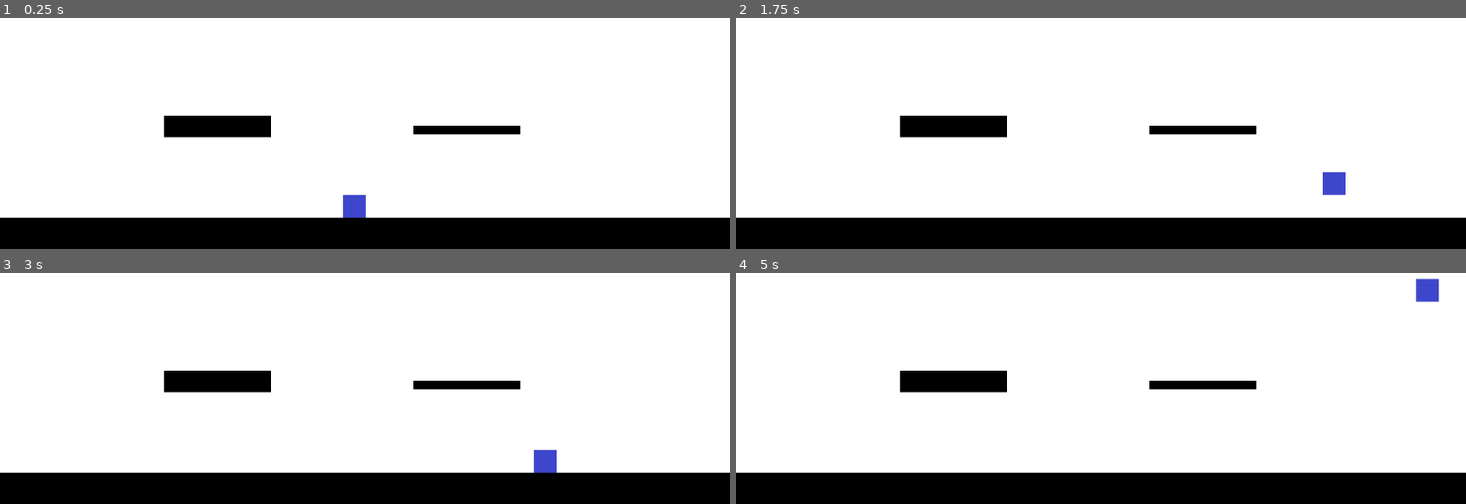
Above: before the commit, frames 1-4 (two rows, left to right).
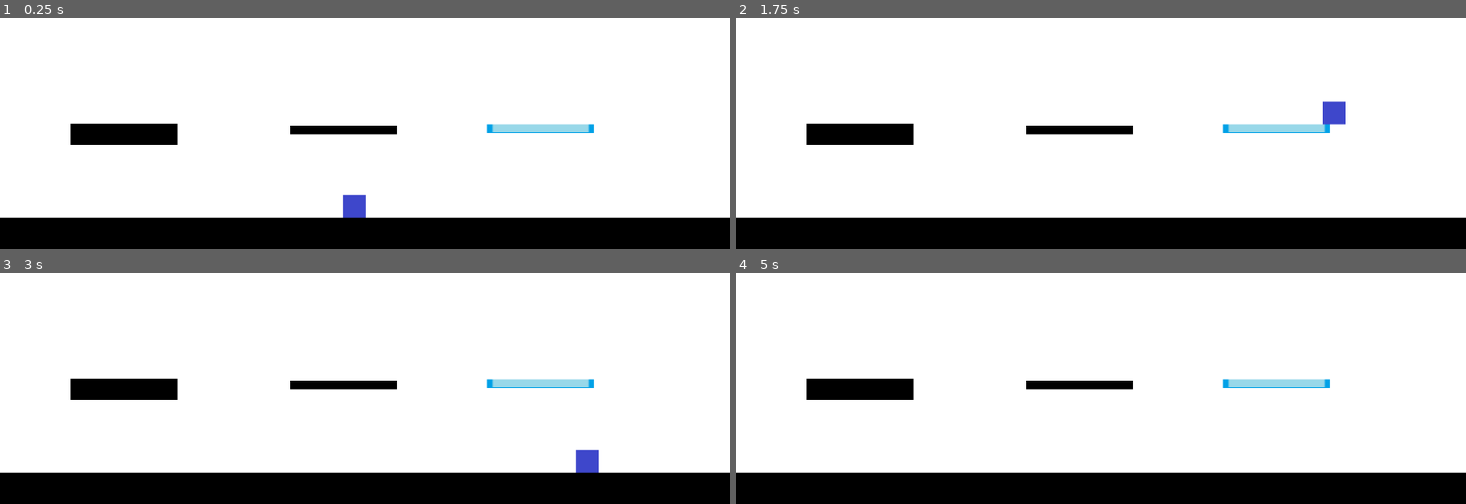
Above: after the commit, the same moments.

Repository: Darkstick/Jumper
Game: Godot game, scene res://Scenes/Levels/testMap.tscn
Same seed, same stepped clock (60 frames per second), same inputs: the game is played once before the commit and once after it.
Inputs:
- Up to frame 1 (0.25 s): no input
- Up to frame 2 (1.75 s): tap Enter at 0.5 s; hold Right (right) from 0.53 s (still down); tap Up (up) at 0.77, 1.52 s
- Up to frame 3 (3 s): release Right (right) at 2.03 s; hold Left (left) 2.03-2.78 s; hold Right (right) from 2.78 s (still down)
- Up to frame 4 (5 s): tap Up (up) at 3.02, 3.77, 4.52 s; tap Space at 4.25 s; release Right (right) at 4.28 s; hold Left (left) from 4.28 s (still down)

The runs differ from the first frame. In frame 1, 4.2% of the frame differs, in the area x 9-82%, y 42-55%; in frame 2, 4.8%; in frame 3, 4.8%, in the area x 9-83%, y 42-87%; in frame 4, 4.5%.

Commit message:
icy platforms added

Diff:
--- a/Scenes/Creatures/player.tscn
+++ b/Scenes/Creatures/player.tscn
@@ -17,3 +17,15 @@
 
 [node name="CollisionShape2D" type="CollisionShape2D" parent="."]
 shape = SubResource( 1 )
+
+[node name="Ground" type="RayCast2D" parent="."]
+enabled = true
+cast_to = Vector2( 0, 20 )
+
+[node name="Left" type="RayCast2D" parent="."]
+enabled = true
+cast_to = Vector2( -15, 0 )
+
+[node name="Right" type="RayCast2D" parent="."]
+enabled = true
+cast_to = Vector2( 15, 0 )
--- a/Scenes/Levels/testMap.tscn
+++ b/Scenes/Levels/testMap.tscn
@@ -1,8 +1,9 @@
-[gd_scene load_steps=4 format=2]
+[gd_scene load_steps=5 format=2]
 
 [ext_resource path="res://Scenes/Creatures/player.tscn" type="PackedScene" id=1]
 [ext_resource path="res://Scenes/Objects/basicPlatform.tscn" type="PackedScene" id=2]
 [ext_resource path="res://Scenes/Objects/thinPlatform.tscn" type="PackedScene" id=3]
+[ext_resource path="res://Scenes/Objects/icyPlatform.tscn" type="PackedScene" id=4]
 
 [node name="testMap" type="Node"]
 
@@ -14,7 +15,10 @@
 position = Vector2( 496.692, 522.833 )
 
 [node name="basicPlatform" parent="." instance=ExtResource( 2 )]
-position = Vector2( 305.27, 427.723 )
+position = Vector2( 174.203, 439.12 )
 
 [node name="thinPlatform" parent="." instance=ExtResource( 3 )]
-position = Vector2( 655.381, 432.897 )
+position = Vector2( 481.574, 432.897 )
+
+[node name="icyPlatform" parent="." instance=ExtResource( 4 )]
+position = Vector2( 758.43, 430.21 )
--- /dev/null
+++ b/Scenes/Objects/icyPlatform.tscn
@@ -0,0 +1,17 @@
+[gd_scene load_steps=3 format=2]
+
+[ext_resource path="res://Ressources/Sprites/Placeholders/paleBlue.png" type="Texture" id=1]
+
+[sub_resource type="RectangleShape2D" id=1]
+extents = Vector2( 75.0073, 5.57028 )
+
+[node name="icyPlatform" type="KinematicBody2D"]
+
+[node name="Sprite" type="Sprite" parent="."]
+position = Vector2( 0, 0.415337 )
+scale = Vector2( 2.5, 0.2 )
+texture = ExtResource( 1 )
+
+[node name="CollisionShape2D" type="CollisionShape2D" parent="."]
+shape = SubResource( 1 )
+one_way_collision = true
--- a/Scripts/Creatures/player.gd
+++ b/Scripts/Creatures/player.gd
@@ -6,6 +6,7 @@
 export (float, 0, 1.0) var friction = 0.2
 export (float, 0, 1.0) var acceleration = 0.25
 var velocity = Vector2.ZERO
+var platform = null
 
 func get_input():
 	var dir = 0
@@ -21,6 +22,7 @@
 		pass
 
 func _physics_process(delta):
+	#movement#
 	if is_on_floor():
 		get_input()
 	velocity.y += gravity * delta
@@ -28,3 +30,14 @@
 	if Input.is_action_just_pressed("up"):
 		if is_on_floor():
 			velocity.y = jumpspeed
+
+	#floor detection#
+	if $Ground.is_colliding():
+		platform = $Ground.get_collider().name
+		print(platform)
+	if platform == "icyPlatform":
+		friction = 0.01
+		acceleration = 0.02
+	else:
+		friction = 0.2
+		acceleration = 0.25
Binary file added: Ressources/Sprites/Placeholders/paleBlue.png
Not shown, added: Ressources/Sprites/Placeholders/paleBlue.png.import
